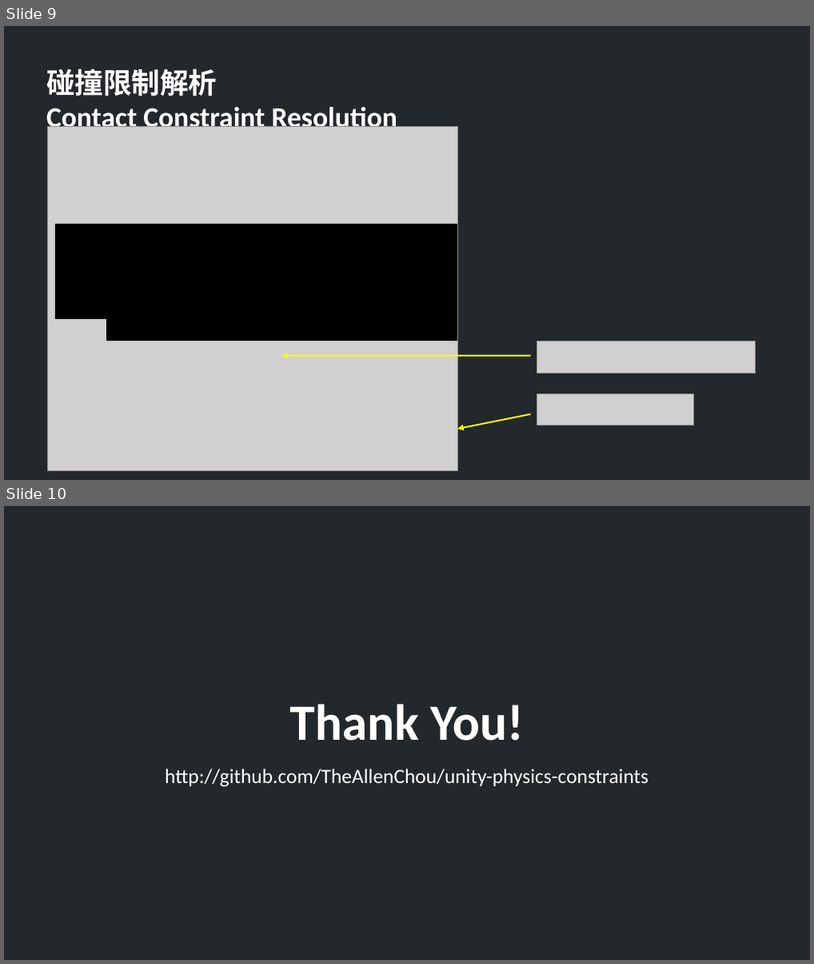
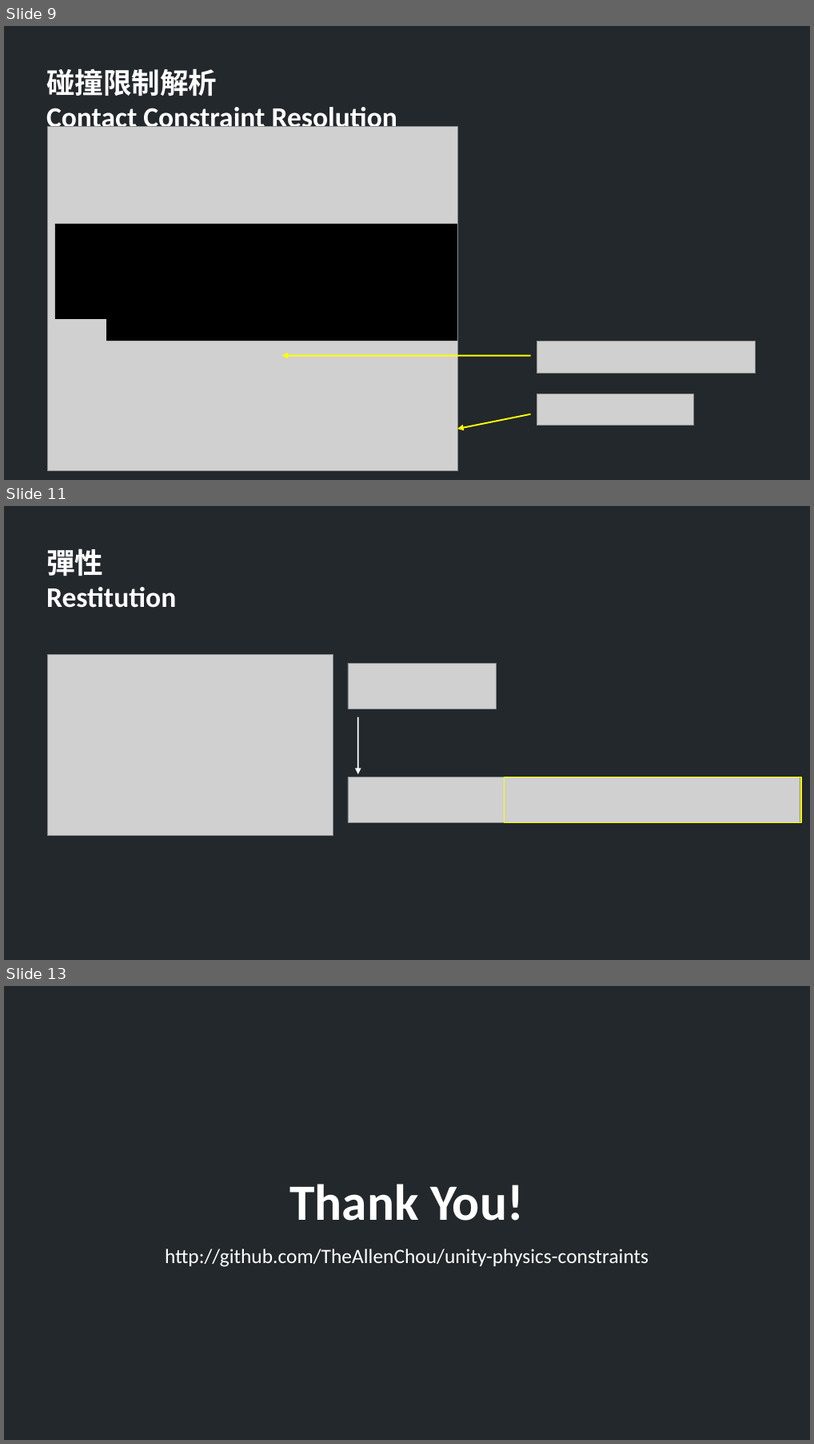
Before and after one commit to TheAllenChou/unity-physics-constraints, a slide deck: slides/02 - Contact Constriants (Chinese).odp. Shown one above the other, each under a label of ours: slides 9 and 10 before the commit, slides 9, 11 and 13 after it; the slides between them are not shown. The pictures are 814x964 and 814x1444 pixels, drawn with LibreOffice and Linux fonts; fonts in the diff are those of the drawing; grey boxes stand for pictures. Boxes give left, top, right and bottom in pixels: in the first picture for what was removed or moved away, otherwise in the second. Text is boxed around its words. In the diff, an @@ line names an element or a change of style, - is before the commit and + after.

```diff
--- a/slides/02 - Contact Constriants (Chinese).odp
+++ b/slides/02 - Contact Constriants (Chinese).odp
@@ slide 11 added at <box>4,506,810,960</box>, background #22282B @@
@@ text added at <box>46,548,176,608</box>, 28 pt, text #FFFFFF, bold @@
+彈性
+Restitution
@@ picture added at <box>48,655,334,836</box> @@
@@ picture added at <box>348,664,497,708</box> @@
@@ arrow added from (358, 716) to (358, 774), #FFFFFF 1.5 pt @@
@@ picture added at <box>348,776,801,822</box> @@
@@ rectangle added at <box>505,776,802,822</box>, outline #FFFF00 0.99 pt @@
@@ what was slide 10 is now slide 13 @@
```
Also in this commit, not shown: 2 other slides added.
